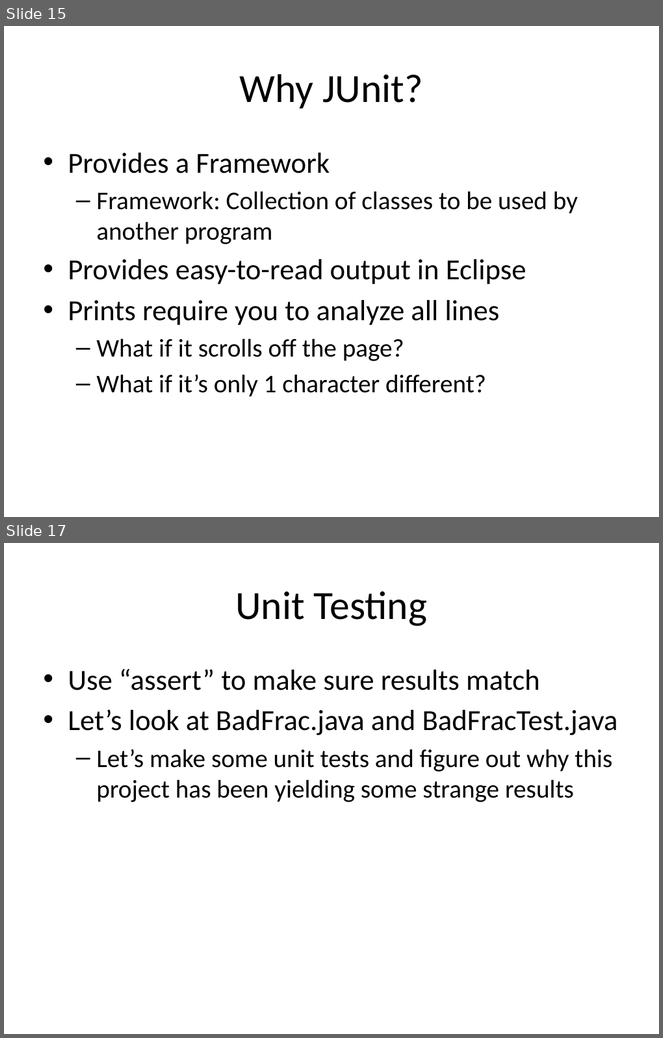
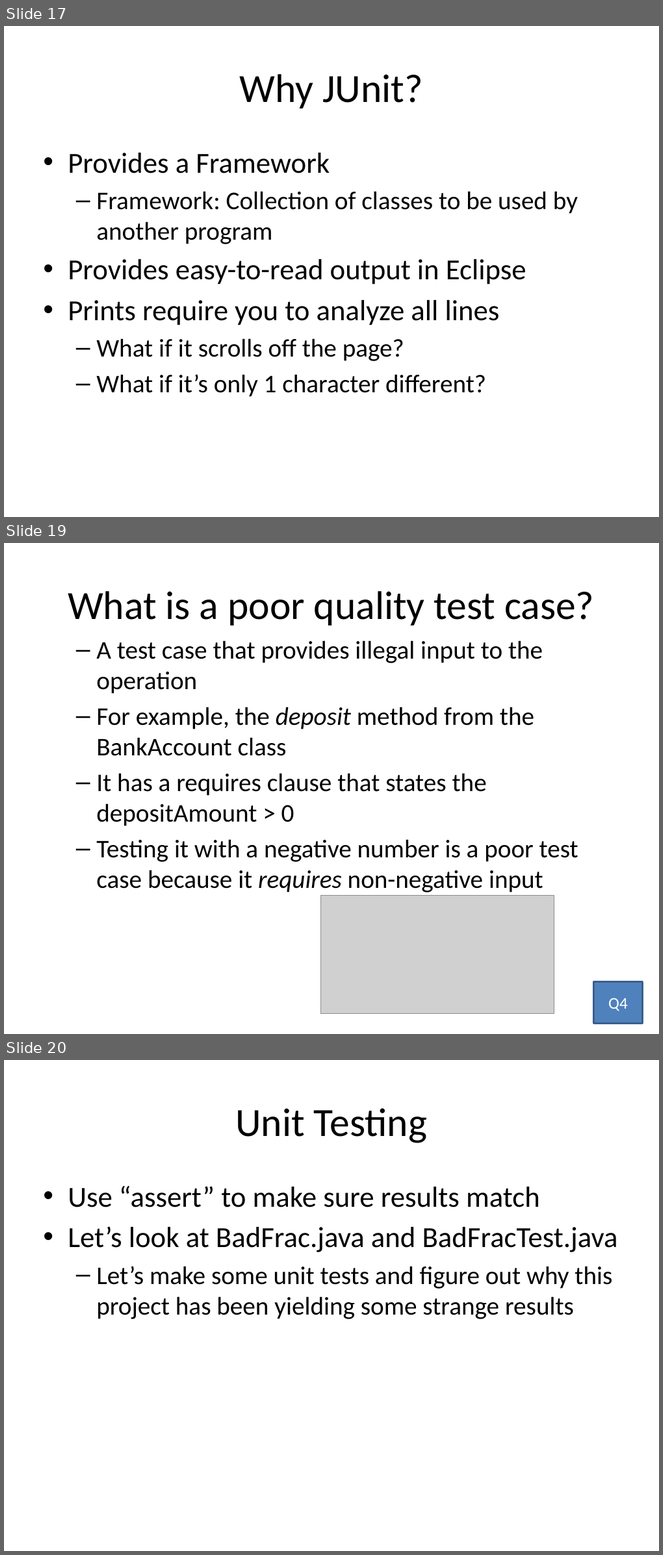
Before and after one commit to RHIT-CSSE/csse220, a slide deck: ClassMaterials/IntroToUnitTesting/Slides/UnitTesting.pptx. Shown one above the other, each under a label of ours: slides 15 and 17 before the commit, slides 17, 19 and 20 after it; the slides between them are not shown. The pictures are 663x1038 and 663x1555 pixels, drawn with LibreOffice and Linux fonts; fonts in the diff are those of the drawing; grey boxes stand for pictures. Boxes give left, top, right and bottom in pixels: in the first picture for what was removed or moved away, otherwise in the second. Text is boxed around its words. In the diff, an @@ line names an element or a change of style, - is before the commit and + after.

```diff
--- a/ClassMaterials/IntroToUnitTesting/Slides/UnitTesting.pptx
+++ b/ClassMaterials/IntroToUnitTesting/Slides/UnitTesting.pptx
@@ slide 19 added at (4,543,659,1034), background #FFFFFF @@
@@ title added at (68,591,594,626), 44 pt, text #000000 @@
+What is a poor quality test case?
@@ text added at (96,641,579,893), 28 pt, text #000000 @@
+  – A test case that provides illegal input to the operation
+  – For example, the deposit method from the BankAccount class
+  – It has a requires clause that states the depositAmount > 0
+  – Testing it with a negative number is a poor test case because it requires non-negative input
@@ picture added at (321,895,554,1014) @@
@@ rectangle added at (594,982,643,1023), fill #4F81BD, outline #3A5F8C 2 pt, 18 pt, text #FFFFFF @@
+Q4
@@ what was slide 15 is now slide 17 @@
@@ what was slide 17 is now slide 20 @@
```
Also in this commit, not shown: 5 slides changed, 2 other slides added.
